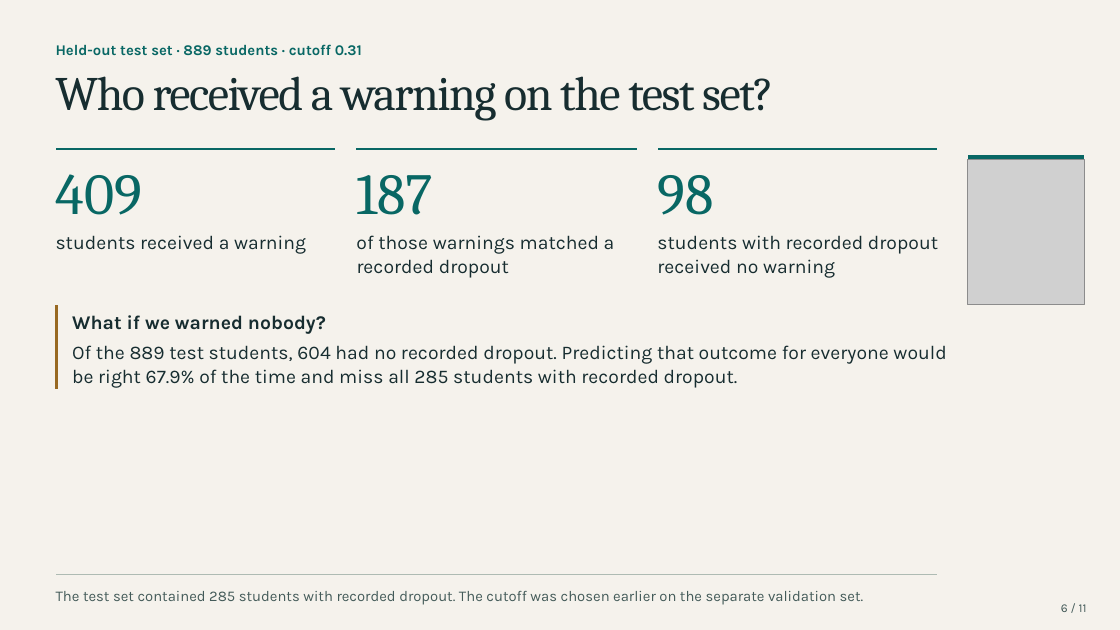
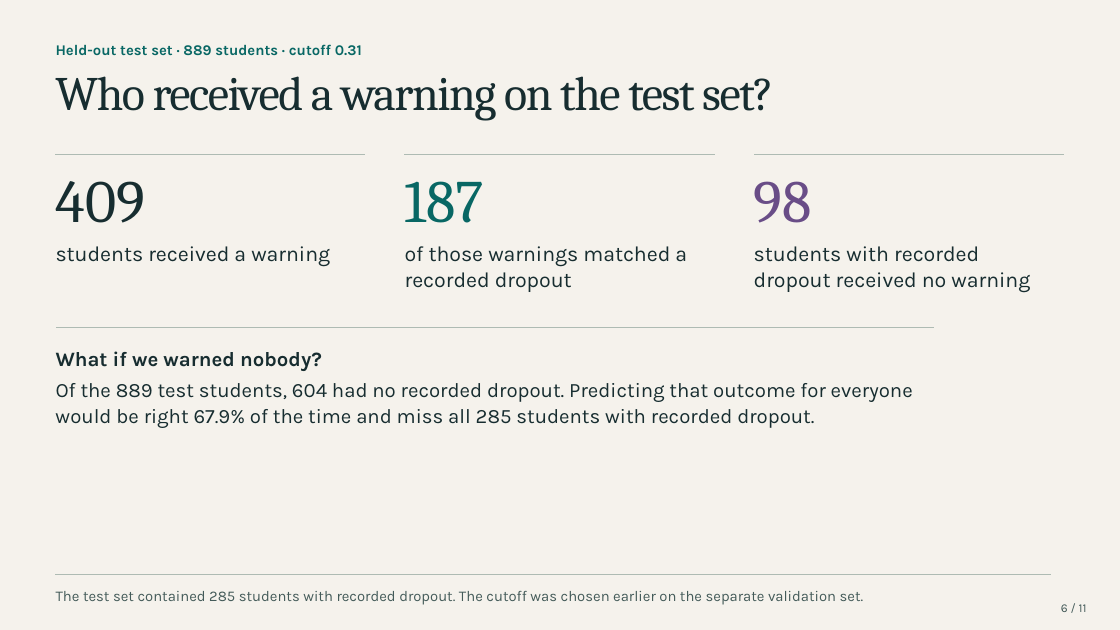
Before and after one commit to Tigershengsheng/ids-project, a slide deck: slide 6 of output/powerpoint/Student_Dropout_Presentation.pptx. Drawn at 1120x630 pixels with LibreOffice and Linux fonts; fonts in the diff are those of the drawing; grey boxes stand for pictures. Boxes give left, top, right and bottom in pixels: in the first picture for what was removed or moved away, otherwise in the second. Text is boxed around its words. In the diff, an @@ line names an element or a change of style, - is before the commit and + after.

Commit message:
Refine presentation layout and photo placement

```diff
--- a/output/powerpoint/Student_Dropout_Presentation.pptx
+++ b/output/powerpoint/Student_Dropout_Presentation.pptx
@@ text "409": place and size @@
-text "409" at [55,174,142,215]
+text "409" at [55,181,145,223]
@@ text "409" at [55,181,145,223]: size 50 to 51.5 pt, text colour #086764 to #172D30 @@
@@ freeform shape: place and size @@
-freeform shape at [55,148,335,150]
+freeform shape at [55,155,365,155]
@@ freeform shape: place and size @@
-freeform shape at [356,148,637,150]
+freeform shape at [404,155,715,155]
@@ text "187": place and size @@
-text "187" at [357,175,434,215]
+text "187" at [405,181,484,223]
@@ text "187" at [405,181,484,223]: size 50 to 51.5 pt @@
@@ text "98": place and size @@
-text "98" at [657,175,713,215]
+text "98" at [754,181,812,223]
@@ text "98" at [754,181,812,223]: size 50 to 51.5 pt, text colour #086764 to #694D87 @@
@@ fill #086764 to #AEBBB3 in 3 elements at [55,155,365,155], [404,155,715,155], [755,155,1065,155] @@
@@ freeform shape: place and size @@
-freeform shape at [658,148,938,150]
+freeform shape at [755,155,1065,155]
@@ freeform shape removed at [968,155,1085,159] @@
@@ picture removed at [968,160,1085,305] @@
@@ text "students received a warning": place and size @@
-text "students received a warning" at [56,235,306,254]
+text "students received a warning" at [56,246,330,267]
@@ size 16.6 to 18.2 pt in 3 elements at [56,246,330,267], [405,272,572,292], [405,246,687,267] @@
@@ text "recorded dropout": place and size @@
-text "recorded dropout" at [357,259,509,278]
+text "recorded dropout" at [405,272,572,292]
@@ text "of those warnings matched a": place and size @@
-text "of those warnings matched a" at [356,235,615,254]
+text "of those warnings matched a" at [405,246,687,267]
@@ text at [754,246,979,262]: text changed; size 16.6 to 18.2 pt @@
-students with recorded dropout
+students with recorded
@@ text at [754,272,1030,293]: text changed; size 16.6 to 18.2 pt @@
-received no warning
+dropout received no warning
@@ freeform shape removed at [55,305,58,389] @@
@@ freeform shape added at [55,328,934,329], fill #AEBBB3 @@
@@ text "What if we warned nobody?": place and size @@
-text "What if we warned nobody?" at [72,315,326,334]
+text "What if we warned nobody?" at [56,351,322,371]
@@ text "What if we warned nobody?" at [56,351,322,371]: size 16.6 to 17.4 pt @@
@@ text at [56,383,913,402]: text changed; size 16.6 to 17.4 pt @@
-Of the 889 test students, 604 had no recorded dropout. Predicting that outcome for everyone would
+Of the 889 test students, 604 had no recorded dropout. Predicting that outcome for everyone
@@ text at [55,409,814,428]: text changed; size 16.6 to 17.4 pt @@
-be right 67.9% of the time and miss all 285 students with recorded dropout.
+would be right 67.9% of the time and miss all 285 students with recorded dropout.
@@ freeform shape: place and size @@
-freeform shape at [55,575,938,576]
+freeform shape at [55,575,1051,576]
```
Also in this commit, not shown: 10 other slides changed, 6 other files.
